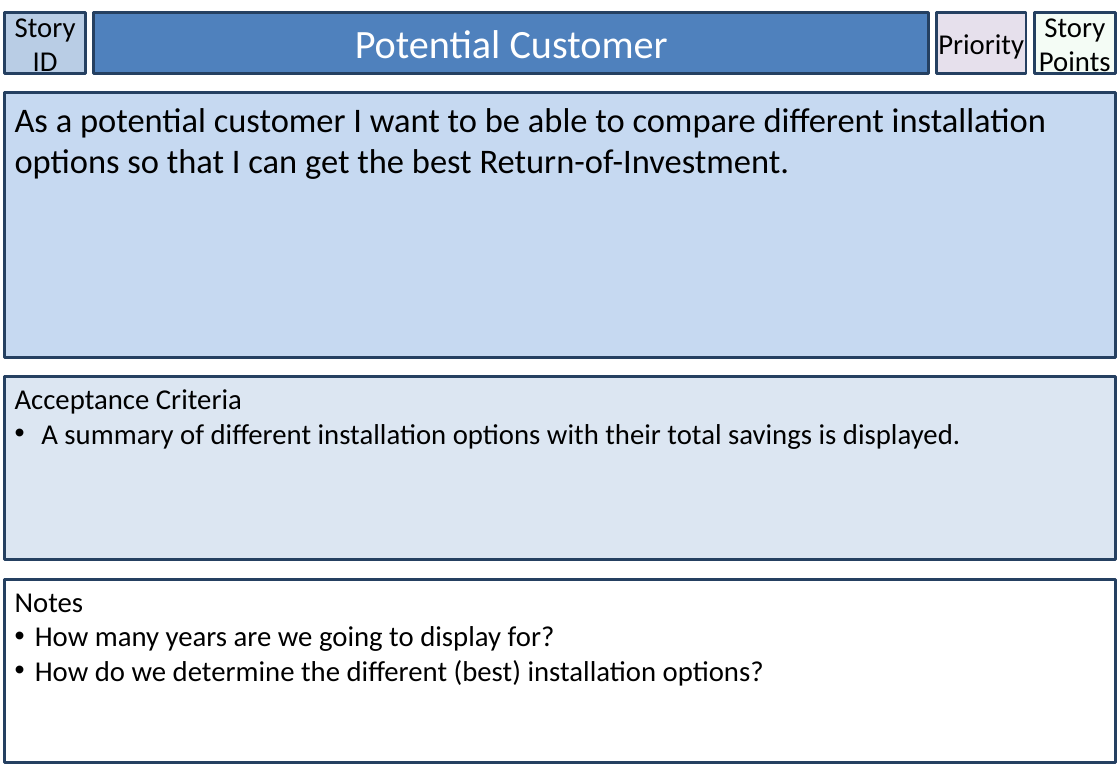
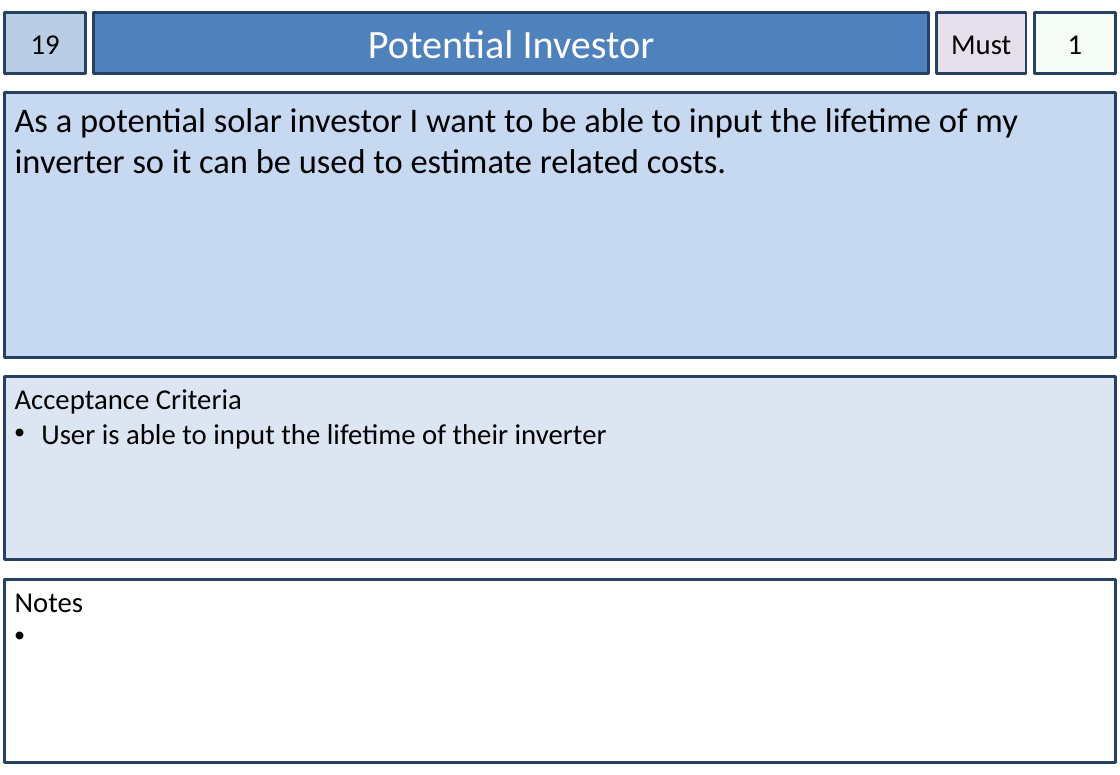
Before and after one commit to dkartaschew/anonymous-solarenergy, a slide deck: slide 19 of Documentation/User Stories.pptx (slide 4 before the commit). Drawn at 1120x775 pixels with LibreOffice and Linux fonts; fonts in the diff are those of the drawing. Boxes give left, top, right and bottom in pixels: in the first picture for what was removed or moved away, otherwise in the second. Text is boxed around its words. In the diff, an @@ line names an element or a change of style, - is before the commit and + after.

Commit message:
We currently have 33 User Stories complete with priority and story point information. For use by Luke to complete the technology grid.

```diff
--- a/Documentation/User Stories.pptx
+++ b/Documentation/User Stories.pptx
@@ text in rectangle at <box>31,35,60,54</box>: text changed @@
-Story ID
+19
@@ text in rectangle at <box>368,30,655,59</box>: text changed @@
-Potential Customer
+Potential Investor
@@ text in rectangle at <box>951,35,1011,55</box>: text changed @@
-Priority
+Must
@@ text in rectangle at <box>1068,35,1083,54</box>: text changed @@
-Story Points
+1
@@ text in rectangle at <box>15,108,1018,174</box>: text changed @@
-As a potential customer I want to be able to compare different installation options so that I can get the best Return-of-Investment.
+As a potential solar investor I want to be able to input the lifetime of my inverter so it can be used to estimate related costs.
@@ text in rectangle at <box>41,424,607,449</box>: text changed @@
-• A summary of different installation options with their total savings is displayed.
+• User is able to input the lifetime of their inverter
@@ text in rectangle at <box>35,626,764,686</box>: paragraphs removed @@
-• How many years are we going to display for?
-• How do we determine the different (best) installation options?
```
Also in this commit, not shown: 32 other slides changed, 15 slides removed.
